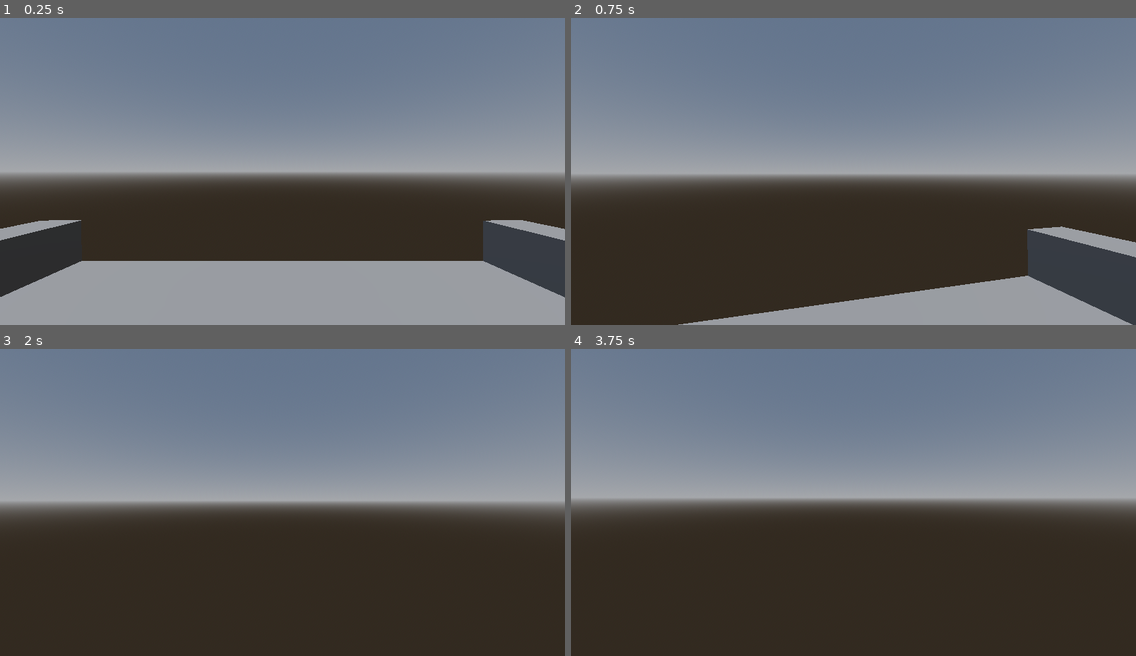
Above: before the commit, frames 1-4 (two rows, left to right).
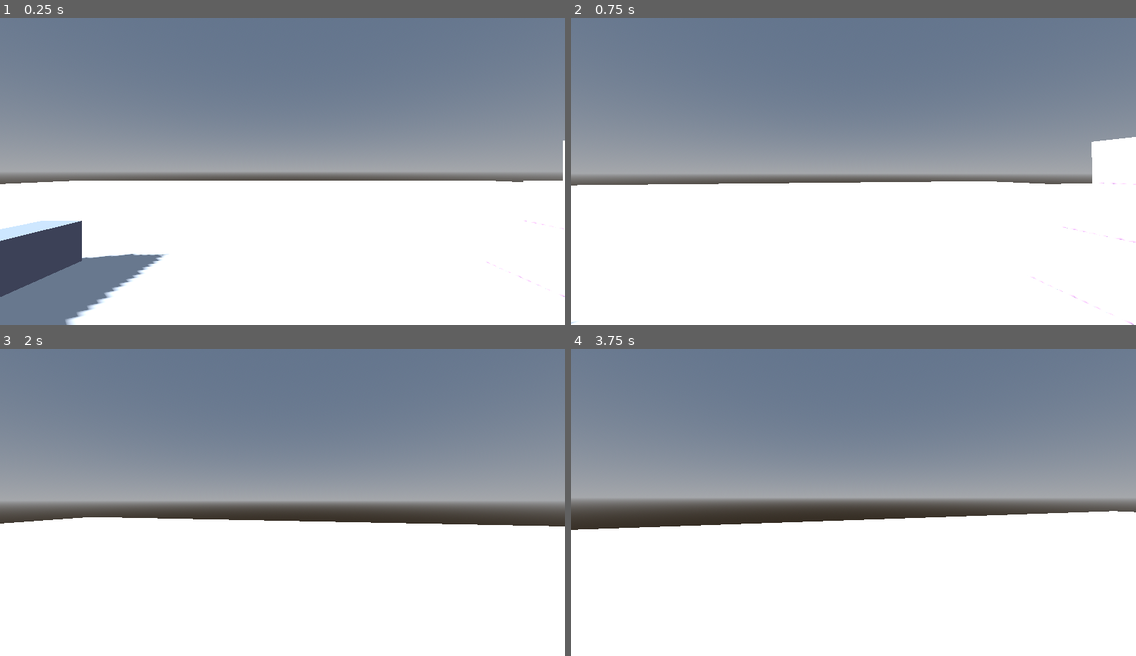
Above: after the commit, the same moments.

Repository: SamHe02/dungeon-crawler-game
Game: Godot game, scene res://scenes/tutorial.tscn
Same seed, same stepped clock (60 frames per second), same inputs: the game is played once before the commit and once after it. This scene is started directly instead of the project's main scene.
Inputs (mouse positions are in pixels of both pictures, inside the frame that each line leads up to):
- Up to frame 1 (0.25 s): no input
- Up to frame 2 (0.75 s): tap Enter at 0.5 s; move the mouse to (881, 171) at 0.52 s; hold W from 0.53 s (still down)
- Up to frame 3 (2 s): keep holding W; tap Space at 0.77, 1.52 s; move the mouse to (254, 502) at 1.27 s
- Up to frame 4 (3.75 s): keep holding W; move the mouse to (864, 496) at 2.02 s; move the mouse to (847, 508) at 2.77 s; tap Space at 3.02 s; move the mouse to (893, 505) at 3.52 s

The runs differ from the first frame. In frame 1, 47% of the frame differs, in the area x 0-100%, y 39-100%; in frame 2, 47%, in the area x 0-100%, y 38-100%; in frame 3, 44%; in frame 4, 44%.

Commit message:
Update tutorial.tscn

Diff:
--- a/scenes/tutorial.tscn
+++ b/scenes/tutorial.tscn
@@ -1,6 +1,11 @@
 [gd_scene format=3 uid="uid://nyv4oidcr6c2"]
 
 [ext_resource type="PackedScene" uid="uid://cy26gqwuxo2jh" path="res://actors/player.tscn" id="1_c13y7"]
+
+[sub_resource type="StandardMaterial3D" id="StandardMaterial3D_c13y7"]
+
+[sub_resource type="StandardMaterial3D" id="StandardMaterial3D_ph3nu"]
+albedo_color = Color(0.73333335, 0.78039217, 1, 1)
 
 [sub_resource type="ProceduralSkyMaterial" id="ProceduralSkyMaterial_c13y7"]
 
@@ -11,27 +16,47 @@
 background_mode = 2
 sky = SubResource("Sky_8ho6b")
 
+[sub_resource type="StandardMaterial3D" id="StandardMaterial3D_8ho6b"]
+albedo_color = Color(1, 0.7921569, 1, 1)
+
 [node name="Tutorial" type="Node3D" unique_id=1152123012]
 
 [node name="CSGBox3D" type="CSGBox3D" parent="." unique_id=2047903295]
+transform = Transform3D(1, 0, 0, 0, 1, 0, 0, 0, 1, -0.009958267, 4.7683716e-07, -0.019842625)
 use_collision = true
-size = Vector3(10, 1, 10)
+size = Vector3(100, 1, 100)
+material = SubResource("StandardMaterial3D_c13y7")
+
+[node name="CSGBox3D3" type="CSGBox3D" parent="." unique_id=508540147]
+transform = Transform3D(1, 0, 0, 0, 0.99999994, 0, 0, 0, 0.99999994, -5.5, 0.5, 0)
+use_collision = true
+size = Vector3(1, 2, 10)
+material = SubResource("StandardMaterial3D_ph3nu")
 
 [node name="Player" parent="." unique_id=1473385480 instance=ExtResource("1_c13y7")]
 transform = Transform3D(1, 0, 0, 0, 1, 0, 0, 0, 1, 0, 1.7081621, 0)
 
 [node name="DirectionalLight3D" type="DirectionalLight3D" parent="." unique_id=1841305057]
-transform = Transform3D(1, 0, 0, 0, 0.3451345, 0.9385532, 0, -0.9385532, 0.3451345, 0, 2.8017473, 0)
+transform = Transform3D(0.32948983, 0.30475923, -0.893621, 0.30071804, 0.86330813, 0.40530002, 0.89498895, -0.40227008, 0.19280463, 0, 2.4509068, 0)
+shadow_enabled = true
 
 [node name="WorldEnvironment" type="WorldEnvironment" parent="." unique_id=1879481192]
 environment = SubResource("Environment_c13y7")
 
 [node name="CSGBox3D2" type="CSGBox3D" parent="." unique_id=169161698]
-transform = Transform3D(0.99999857, -0.0011069803, 0.001259487, 0.001109744, 0.99999696, -0.0021885335, -0.0012570525, 0.0021899329, 0.9999968, 5.5, 0.5, 0)
+transform = Transform3D(1, 0, 0, 0, 0.99999994, 0, 0, 0, 0.99999994, 5.5, 0.5, 0)
 use_collision = true
 size = Vector3(1, 2, 10)
+material = SubResource("StandardMaterial3D_8ho6b")
 
-[node name="CSGBox3D3" type="CSGBox3D" parent="." unique_id=508540147]
-transform = Transform3D(0.99999857, -0.0011069803, 0.001259487, 0.001109744, 0.99999696, -0.0021885335, -0.0012570525, 0.0021899329, 0.9999968, -5.5, 0.5, 0)
+[node name="CSGBox3D4" type="CSGBox3D" parent="." unique_id=50123109]
+transform = Transform3D(0.9999999, 0, 0, 0, 0.99999994, 0, 0, 0, 0.99999994, 6.5, 1.5, -0.006)
 use_collision = true
 size = Vector3(1, 2, 10)
+material = SubResource("StandardMaterial3D_8ho6b")
+
+[node name="CSGBox3D5" type="CSGBox3D" parent="." unique_id=257577621]
+transform = Transform3D(0.99999976, 0, 0, 0, 0.9999999, 0, 0, 0, 0.9999999, 7.5, 2.5, -0.012)
+use_collision = true
+size = Vector3(1, 2, 10)
+material = SubResource("StandardMaterial3D_8ho6b")
